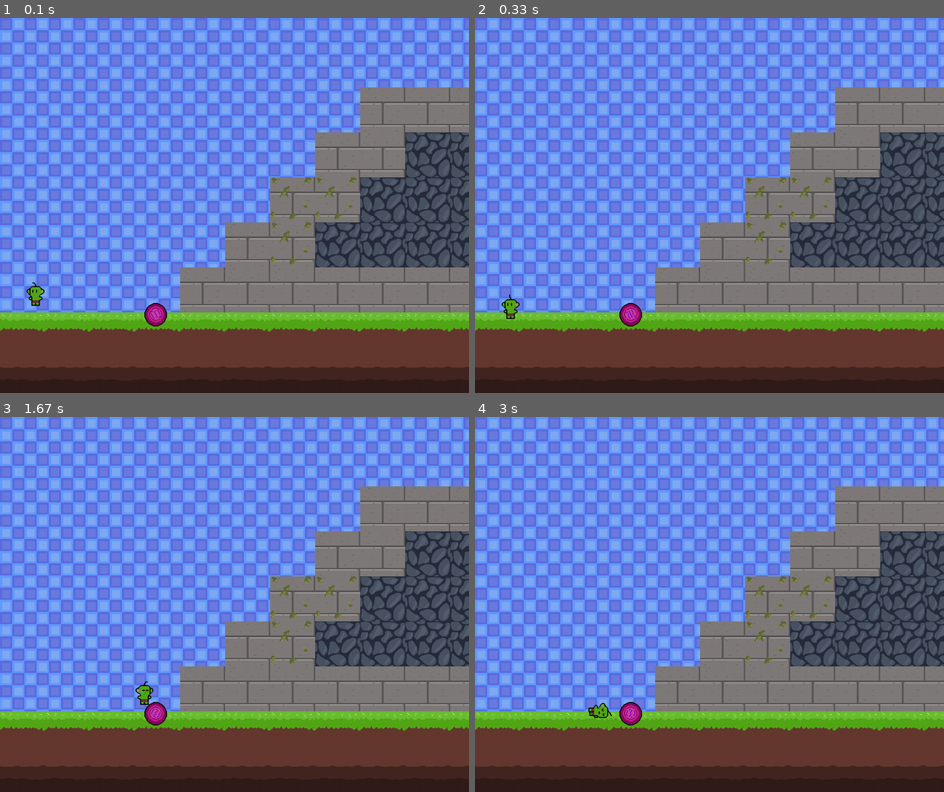
Above: before the commit, frames 1-4 (two rows, left to right).
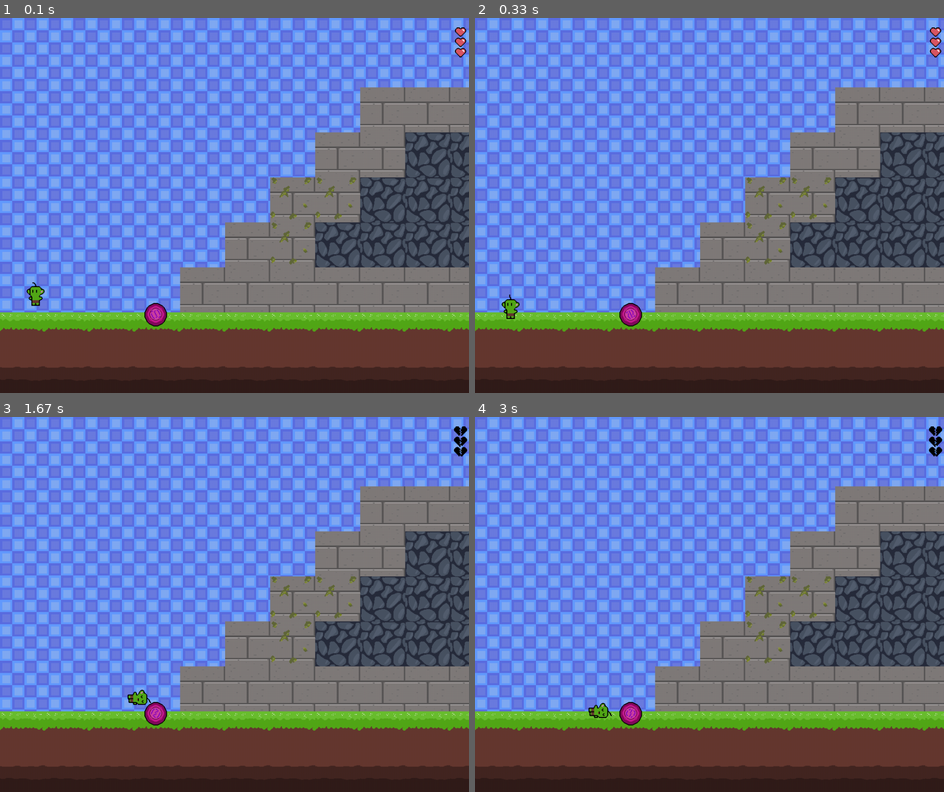
Above: after the commit, the same moments.

Repository: LeoBeox/Final_Project_PygameCE
Game: pygame game, started from main.py
Two runs of this game, one before a commit and one after it. Both use one fixed random seed, a clock stepped at 60 frames per second and the inputs below.
Inputs:
- Up to frame 1 (0.1 s): no input
- Up to frame 2 (0.33 s): no input
- Up to frame 3 (1.67 s): hold Right 0.33-0.8 s; hold Up 0.83-1.13 s; hold Right 1.17-1.63 s
- Up to frame 4 (3 s): no input

The runs differ from the first frame. In frame 1, 0.1% of the frame differs, in the area x 97-100%, y 2-11%; in frame 2, 0.1%; in frame 3, 0.4%, in the area x 27-100%, y 2-77%; in frame 4, 0.2%.

Commit message:
Added health system that will be resuable for enemies as well. Updated player to include health display.

Diff:
--- a/main.py
+++ b/main.py
@@ -60,14 +60,42 @@
     surface.blit(image, (0, 0), area=rect)
     return surface
 
-class Health():
-    def __init__(self, maxHealth):
-        self.maxHealth = maxHealth
+class Health:
+    def __init__(self, x, y, maxHealth, entity=None):
+        self.rect = pygame.Rect(x, y, 32, 32)
+        self.max_health = maxHealth
         self.current_health = maxHealth
-
-
-
-    pass
+        self.sprites = load_sprite_sheets("Utility", "Health", 32, 32, False)
+        self.sprite_name = "life"
+        self.frame = self.current_health
+        self.entity = entity
+        self.fixed_pos = True
+
+    def take_damage(self, damage):
+        self.current_health = max(0, self.current_health - damage)
+        return self.current_health <= 0
+
+    def update(self):
+        if self.entity and not self.fixed_pos:
+            self.x = self.owner.rect.x + (self.owner.rect.width // 2) - 16
+            self.y = self.owner.rect.y + 40
+
+
+
+    def draw(self, canvas, offset_x=0, offset_y=0):
+
+        frame_index = self.max_health - self.current_health
+
+        if frame_index >= len(self.sprites[self.sprite_name]):
+            frame_index = len(self.sprites[self.sprite_name]) - 1
+
+        sprite = self.sprites[self.sprite_name][frame_index]
+
+        if self.fixed_pos:
+            canvas.blit(sprite, (self.rect.x, self.rect.y))
+        else:
+            canvas.blit(sprite, (self.rect.x - offset_x, self.rect.y - offset_y))
+
 
 class Player(pygame.sprite.Sprite):
     COLOR = (255, 0, 0)
@@ -91,7 +119,9 @@
         self.hit_count = 0
         self.can_move = True
         self.is_alive = True
-        self.health = 4
+        self.max_health = 3
+        self.health_display = Health(950, 20, self.max_health, self)
+        self.health_display.fixed_pos = True
 
 
     def move(self, dx, dy):
@@ -101,9 +131,10 @@
     def makeHit(self):
         self.hit = True
         self.hit_count = 0
-        self.health -= 1
-        print(self.health)
-        if self.health == 0:
+
+        is_dead = self.health_display.take_damage(1)
+
+        if is_dead:
             self.is_alive = False
 
 
@@ -154,6 +185,8 @@
             if self.hit_count > FPS:
                 self.hit = False
                 self.can_move = True
+
+        self.health_display.update()
 
         # print(self.y_vel) # Debug
         self.update_sprite()
@@ -203,9 +236,10 @@
         self.rect.topleft = (self.rect.x, self.rect.y)  # Set the position of the rect based on x and y coordinates
         self.mask = pygame.mask.from_surface(self.sprite)  # Update the mask
 
-    def draw(self, win, offset_x, offset_y):
+    def draw(self, canvas, offset_x, offset_y):
         try:
-            win.blit(self.sprite, (self.rect.x - offset_x, self.rect.y - offset_y))
+            canvas.blit(self.sprite, (self.rect.x - offset_x, self.rect.y - offset_y))
+            self.health_display.draw(canvas, offset_x, offset_y)
         except Exception as e:
             print("Error drawing sprite:", e)
 
Renamed: assets/MainCharacter/life.png -> assets/Utility/Health/life.png
